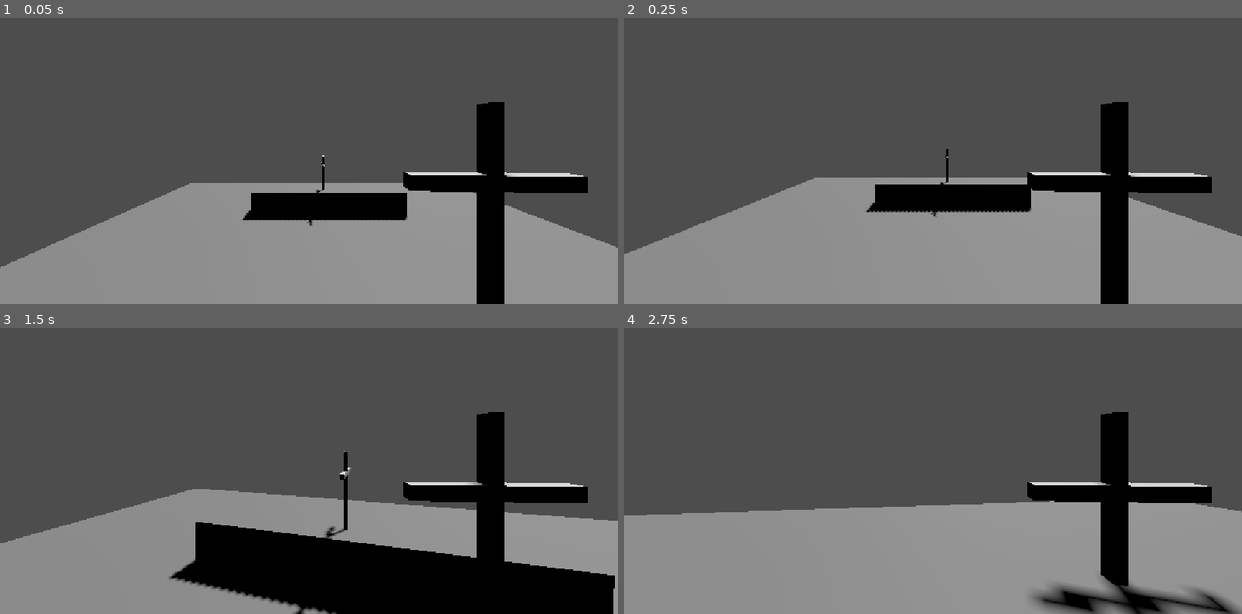
Above: before the commit, frames 1-4 (two rows, left to right).
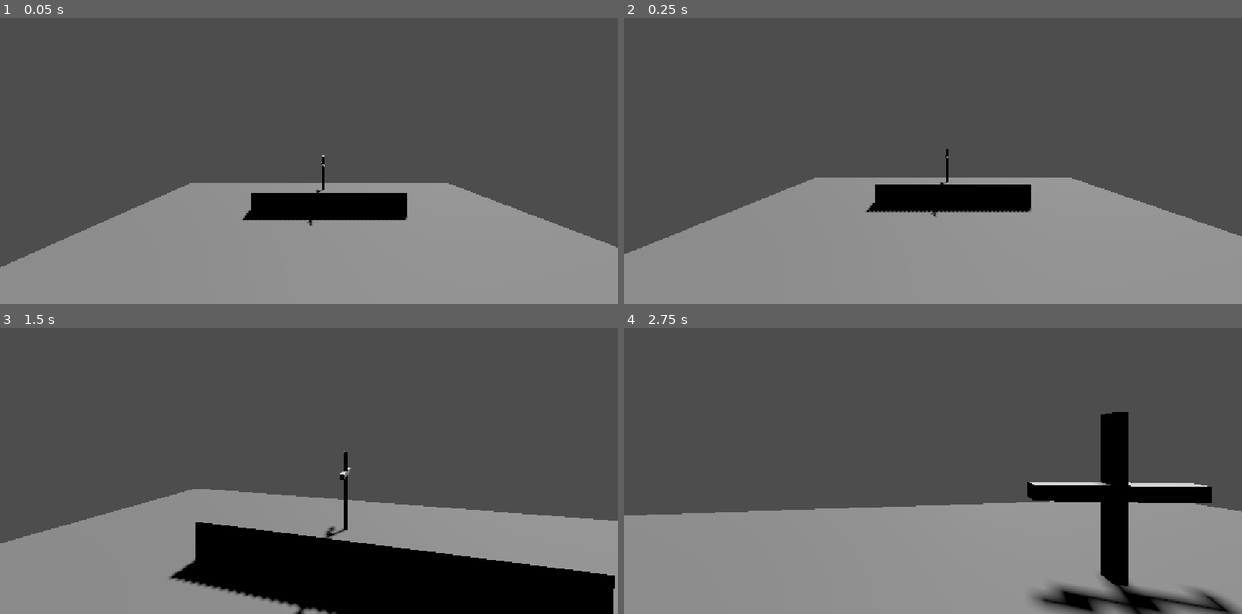
Above: after the commit, the same moments.

Repository: FreakGames67/HouseofFear
Game: Godot game, scene res://scenes/test_map.tscn
Two runs of this game, one before a commit and one after it. Both use one fixed random seed, a clock stepped at 60 frames per second and the inputs below.
Inputs (mouse positions are in pixels of both pictures, inside the frame that each line leads up to):
- Up to frame 1 (0.05 s): no input
- Up to frame 2 (0.25 s): no input
- Up to frame 3 (1.5 s): move the mouse to (339, 439) at 0.52 s; hold Shift (Shift) 0.53-1.28 s; hold W (forward) from 0.53 s (still down); tap Space (JUMP) at 0.77 s; move the mouse to (278, 442) at 1.27 s; tap Shift (Shift) at 1.35 s
- Up to frame 4 (2.75 s): keep holding W (forward); tap Space (JUMP) at 1.52 s; move the mouse to (945, 433) at 2.02 s; hold Shift (Shift) from 2.03 s (still down)

The runs differ from the first frame. In frame 1, 4.9% of the frame differs, in the area x 65-96%, y 29-100%; in frame 2, 4.9%; in frame 3, 4.0%; in frame 4, nothing differs.

Commit message:
теперь крест переходит игроку

Diff:
--- a/scenes/player.tscn
+++ b/scenes/player.tscn
@@ -25,9 +25,12 @@
 
 [node name="Crucifixion" parent="CameraPivot" unique_id=687582548 instance=ExtResource("3_qhqgy")]
 transform = Transform3D(0.026620831, 0, 0.3710129, 0, 0.44626004, 0, -0.5283374, 0, 0.018693876, 0.6993046, 0.12213147, -0.8733565)
+visible = false
 
 [node name="Area3D" type="Area3D" parent="." unique_id=1731063227 groups=["Player"]]
 script = ExtResource("4_dqkch")
 
 [node name="CollisionShape3D" type="CollisionShape3D" parent="Area3D" unique_id=881198450]
 shape = SubResource("CapsuleShape3D_2wtta")
+
+[connection signal="area_entered" from="Area3D" to="Area3D" method="_on_area_entered"]
--- a/scripts/area_3d.gd
+++ b/scripts/area_3d.gd
@@ -1,5 +1,5 @@
 extends Area3D
-
+@onready var crucifixion: Node3D = $"../CameraPivot/Crucifixion"
 
 # Called when the node enters the scene tree for the first time.
 func _ready() -> void:
@@ -9,3 +9,8 @@
 # Called every frame. 'delta' is the elapsed time since the previous frame.
 func _process(delta: float) -> void:
 	pass
+
+
+func _on_area_entered(area: Area3D) -> void:
+	if area.is_in_group("Item"):
+		crucifixion.visible = true
